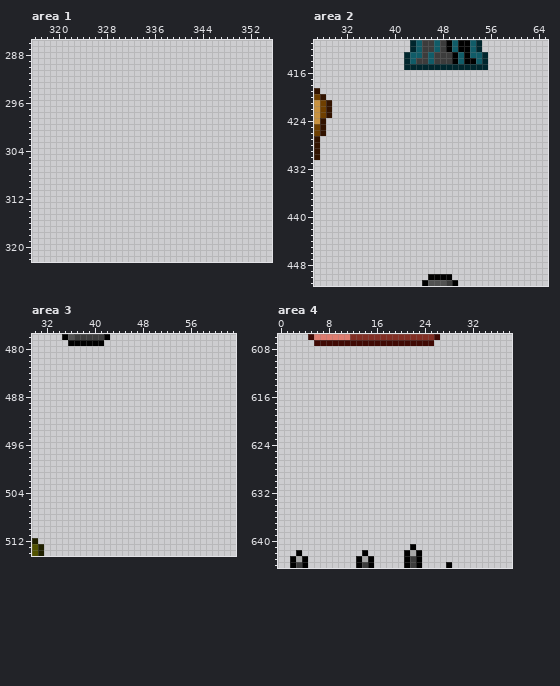
Pixel-art file, stored at public/ingredients.aseprite. This is how it looked before the edit.
832x736 pixels, 1 frame. Shown: area 1: x 316..355, y 286..322; area 2: x 27..65, y 411..451; area 3: x 30..63, y 478..514; area 4: x 0..38, y 606..644.
And afterwards:
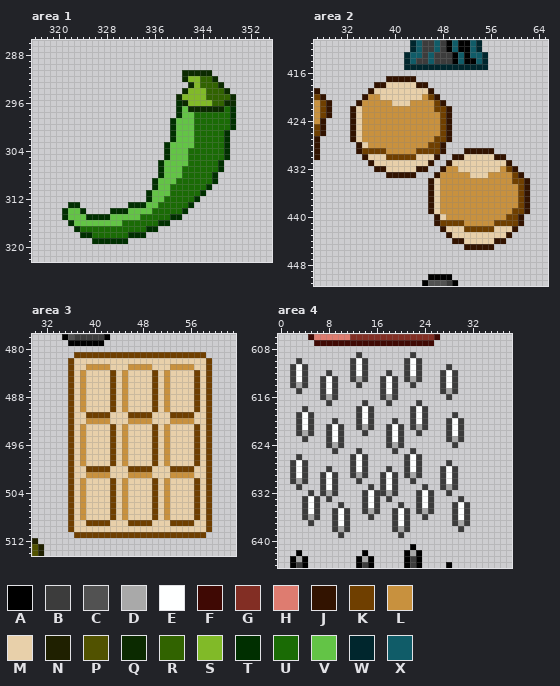
Palette (. is transparent): A #000000  B #3c3c3c  C #525252  D #a9a9a9  E #feffff  F #3f0904  G #822e24  H #de7c70  J #321300  K #6f3f00  L #c8913e  M #e8d0aa  N #1f2000  P #515200  Q #0b2a00  R #316300  S #81ba28  T #002f00  U #1a6b05  V #63c446  W #00262d  X #105c68
Diff:
Area 1:
y 291: x 341..345 ..... -> QQQQQ
y 292: x 341..346 ...... -> QSSRRQ
y 293: x 342..347 ...... -> QSRRRQ
y 294: x 341..348 ........ -> QSSSRRRQ
y 295: x 340..349 .......... -> QSSSSRRRRQ
y 296: x 340..349 .......... -> TQSSSSRRQQ
y 297: x 340..349 .......... -> TVQQQQQQUT
y 298: x 340..349 .......... -> TVVUUUUUUT
y 299..300: x 339..349 ........... -> TVVVUUUUUUT
y 301..302: x 339..348 .......... -> TVVVUUUUUT
y 303: x 338..348 ........... -> TVVVVUUUUUT
y 304..305: x 338..348 ........... -> TVVVUUUUUUT
y 306: x 337..347 ........... -> TVVVVUUUUUT
y 307: x 337..347 ........... -> TVVVUUUUUUT
y 308: x 337..346 .......... -> TVVVUUUUUT
y 309: x 336..346 ........... -> TVVVUUUUUUT
y 310: x 336..345 .......... -> TVVUUUUUUT
y 311: x 335..344 .......... -> TVVVUUUUUT
y 312: x 335..343 ......... -> TVVUUUUUT
y 313: x 322..323 .. -> TT; x 332..342 ........... -> TTTVVUUUUUT
y 314: x 321..324 .... -> TVVT; x 329..341 ............. -> TTTVVVVUUUUUT
y 315: x 321..340 .................... -> TVVVTTTTVVVVVUUUUUTT
y 316: x 322..338 ................. -> TVVVVVVVVUUUUUUTT
y 317: x 323..336 .............. -> TUUUUUUUUUUUTT
y 318: x 324..334 ........... -> TTUUUUUUTTT
y 319: x 326..331 ...... -> TTTTTT
Area 2:
y 417: x 39..43 ..... -> JJJJJ
y 418: x 37..45 ......... -> JJMMMMMJJ
y 419: x 36..46 ........... -> JMMMMMMMMMJ
y 420: x 35..47 ............. -> JLLMMMMMMMLKJ
y 421: x 34..48 ............... -> JLLLLLMMMLLLLKJ
y 422: x 33..49 ................. -> JMLLLLLLLLLLLLKKJ
y 423..426: x 33..49 ................. -> JMLLLLLLLLLLLLLKJ
y 427: x 33..49 ................. -> JMLLLLLLLLLLLLKKJ
y 428: x 34..48 ............... -> JMLLLLLLLLLLKKJ
y 429: x 34..48 ............... -> JKKKKLLLLLKKKKJ; x 52..56 ..... -> JJJJJ
y 430: x 35..47 ............. -> JMMMKKKKKMMMJ; x 50..58 ......... -> JJMMMMMJJ
y 431: x 36..46 ........... -> JMMMMMMMMMJ; x 49..59 ........... -> JMMMMMMMMMJ
y 432: x 37..45 ......... -> JJMMMMMJJ; x 48..60 ............. -> JLLMMMMMMMLKJ
y 433: x 39..43 ..... -> JJJJJ; x 47..61 ............... -> JLLLLLMMMLLLLKJ
y 434: x 46..62 ................. -> JMLLLLLLLLLLLLKKJ
y 435..438: x 46..62 ................. -> JMLLLLLLLLLLLLLKJ
y 439: x 46..62 ................. -> JMLLLLLLLLLLLLKKJ
y 440: x 47..61 ............... -> JMLLLLLLLLLLKKJ
y 441: x 47..61 ............... -> JKKKKLLLLLKKKKJ
y 442: x 48..60 ............. -> JMMMKKKKKMMMJ
y 443: x 49..59 ........... -> JMMMMMMMMMJ
y 444: x 50..58 ......... -> JJMMMMMJJ
y 445: x 52..56 ..... -> JJJJJ
Area 3:
y 481: x 37..58 ...................... -> KKKKKKKKKKKKKKKKKKKKKK
y 482: x 36..59 ........................ -> KMMMMMMMMMMMMMMMMMMMMMMK
y 483: x 36..59 ........................ -> KMMLLLLMMMLLLLMMMLLLLMMK
y 484..490: x 36..59 ........................ -> KMLMMMMKMLMMMMKMLMMMMKMK
y 491: x 36..59 ........................ -> KMMKKKKMMMKKKKMMMKKKKMMK
y 492: x 36..59 ........................ -> KMMLLLLMMMLLLLMMMLLLLMMK
y 493..499: x 36..59 ........................ -> KMLMMMMKMLMMMMKMLMMMMKMK
y 500: x 36..59 ........................ -> KMMKKKKMMMKKKKMMMKKKKMMK
y 501: x 36..59 ........................ -> KMMLLLLMMMLLLLMMMLLLLMMK
y 502..508: x 36..59 ........................ -> KMLMMMMKMLMMMMKMLMMMMKMK
y 509: x 36..59 ........................ -> KMMKKKKMMMKKKKMMMKKKKMMK
y 510: x 36..59 ........................ -> KMMMMMMMMMMMMMMMMMMMMMMK
y 511: x 37..58 ...................... -> KKKKKKKKKKKKKKKKKKKKKK
Area 4:
y 609: x 13 . -> B; x 22 . -> B
y 610: x 3 . -> B; x 12..14 ... -> BEB; x 21..23 ... -> BEB
y 611: x 2..4 ... -> BEB; x 12..14 ... -> BEB; x 21..23 ... -> BEB; x 28 . -> B
y 612: x 2..4 ... -> BEB; x 8 . -> B; x 12..14 ... -> BEB; x 18 . -> B; x 21..23 ... -> BEB; x 27..29 ... -> BEB
y 613: x 2..4 ... -> BEB; x 7..9 ... -> BEB; x 12..14 ... -> BDB; x 17..19 ... -> BEB; x 21..23 ... -> BDB; x 27..29 ... -> BEB
y 614: x 2..4 ... -> BDB; x 7..9 ... -> BEB; x 13 . -> B; x 17..19 ... -> BEB; x 22 . -> B; x 27..29 ... -> BEB
y 615: x 3 . -> B; x 7..9 ... -> BEB; x 17..19 ... -> BEB; x 27..29 ... -> BDB
y 616: x 7..9 ... -> BDB; x 17..19 ... -> BDB; x 28 . -> B
y 617: x 8 . -> B; x 14 . -> B; x 18 . -> B; x 23 . -> B
y 618: x 4 . -> B; x 13..15 ... -> BEB; x 22..24 ... -> BEB
y 619: x 3..5 ... -> BEB; x 13..15 ... -> BEB; x 22..24 ... -> BEB; x 29 . -> B
y 620: x 3..5 ... -> BEB; x 9 . -> B; x 13..15 ... -> BEB; x 19 . -> B; x 22..24 ... -> BEB; x 28..30 ... -> BEB
y 621: x 3..5 ... -> BEB; x 8..10 ... -> BEB; x 13..15 ... -> BDB; x 18..20 ... -> BEB; x 22..24 ... -> BDB; x 28..30 ... -> BEB
y 622: x 3..5 ... -> BDB; x 8..10 ... -> BEB; x 14 . -> B; x 18..20 ... -> BEB; x 23 . -> B; x 28..30 ... -> BEB
y 623: x 4 . -> B; x 8..10 ... -> BEB; x 18..20 ... -> BEB; x 28..30 ... -> BDB
y 624: x 8..10 ... -> BDB; x 18..20 ... -> BDB; x 29 . -> B
y 625: x 9 . -> B; x 13 . -> B; x 19 . -> B; x 22 . -> B
y 626: x 3 . -> B; x 12..14 ... -> BEB; x 21..23 ... -> BEB
y 627: x 2..4 ... -> BEB; x 12..14 ... -> BEB; x 21..23 ... -> BEB; x 28 . -> B
y 628: x 2..4 ... -> BEB; x 8 . -> B; x 12..14 ... -> BEB; x 18 . -> B; x 21..23 ... -> BEB; x 27..29 ... -> BEB
y 629: x 2..4 ... -> BEB; x 7..9 ... -> BEB; x 12..14 ... -> BDB; x 17..19 ... -> BEB; x 21..23 ... -> BDB; x 27..29 ... -> BEB
y 630: x 2..4 ... -> BDB; x 7..9 ... -> BEB; x 13 . -> B; x 17..19 ... -> BEB; x 22 . -> B; x 27..29 ... -> BEB
y 631: x 3 . -> B; x 7..9 ... -> BEB; x 15 . -> B; x 17..19 ... -> BEB; x 24 . -> B; x 27..29 ... -> BDB
y 632: x 5 . -> B; x 7..9 ... -> BDB; x 14..19 ...... -> BEBBDB; x 23..25 ... -> BEB; x 28 . -> B
y 633: x 4..6 ... -> BEB; x 8 . -> B; x 14..16 ... -> BEB; x 18 . -> B; x 23..25 ... -> BEB; x 30 . -> B
y 634: x 4..6 ... -> BEB; x 10 . -> B; x 14..16 ... -> BEB; x 20 . -> B; x 23..25 ... -> BEB; x 29..31 ... -> BEB
y 635: x 4..6 ... -> BEB; x 9..11 ... -> BEB; x 14..16 ... -> BDB; x 19..21 ... -> BEB; x 23..25 ... -> BDB; x 29..31 ... -> BEB
y 636: x 4..6 ... -> BDB; x 9..11 ... -> BEB; x 15 . -> B; x 19..21 ... -> BEB; x 24 . -> B; x 29..31 ... -> BEB
y 637: x 5 . -> B; x 9..11 ... -> BEB; x 19..21 ... -> BEB; x 29..31 ... -> BDB
y 638: x 9..11 ... -> BDB; x 19..21 ... -> BDB; x 30 . -> B
y 639: x 10 . -> B; x 20 . -> B
Where, in picture pixels (left, top, right, bottom), the same in both pictures:
added: (62, 70, 236, 244)
added: (350, 76, 530, 250)
added: (68, 352, 212, 538)
added: (290, 352, 470, 538)
